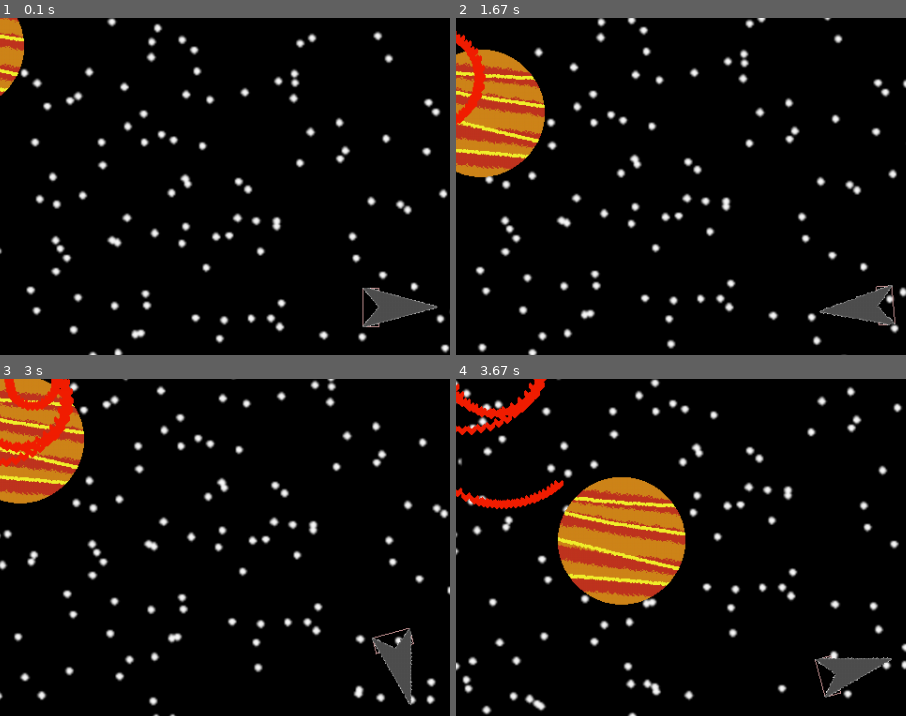
Above: before the commit, frames 1-4 (two rows, left to right).
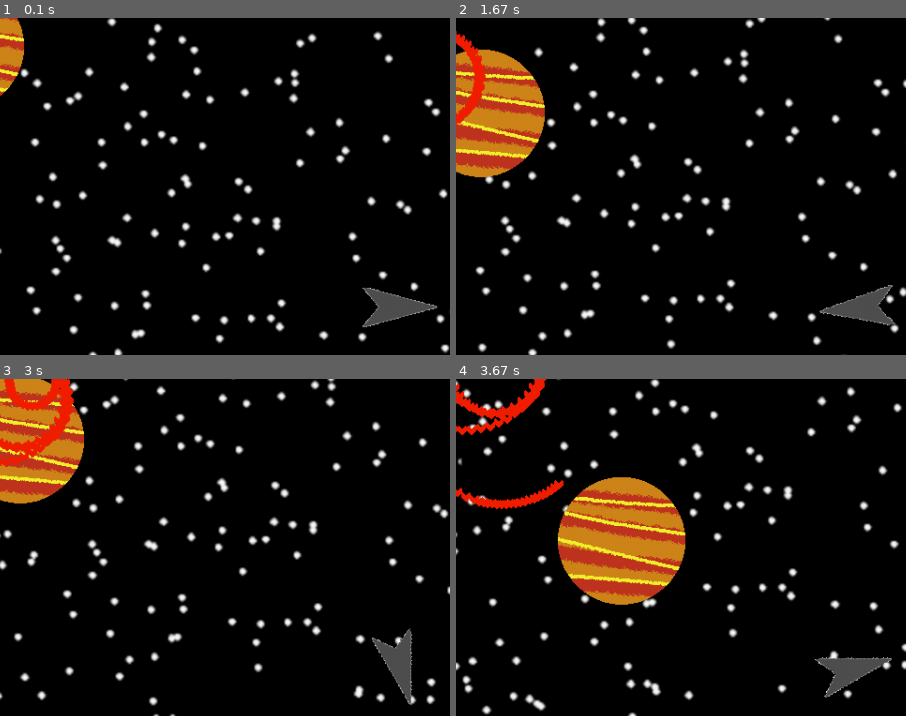
Above: after the commit, the same moments.

Repository: Jacob-OTW/Explorer-in-PyGame
Game: pygame game, started from main.py
The game is run twice, just before and just after one commit, with the same random seed, the same clock (stepped at 60 frames per second) and the same inputs.
Inputs:
- Up to frame 1 (0.1 s): no input
- Up to frame 2 (1.67 s): tap A at 0.33 s; hold Right 0.67-1.13 s; hold D 0.67-1.13 s; tap Space at 0.73, 1.03, 1.23, 1.57 s; hold Up 1.17-1.47 s; hold Right from 1.5 s (still down); hold D from 1.5 s (still down)
- Up to frame 3 (3 s): tap Space at 1.87, 2.07, 2.37, 2.63, 2.97 s; release Right at 1.97 s; release D at 1.97 s; hold Left 2-2.53 s; hold A 2-2.53 s; hold Down 2.57-2.87 s; hold Left from 2.9 s (still down); hold A from 2.9 s (still down)
- Up to frame 4 (3.67 s): tap Space at 3.27, 3.4 s; release Left at 3.3 s; release A at 3.3 s; hold Up from 3.33 s (still down)
The pictures show only the part of the screen within x 6-56%, y 7-57%; the shares and areas given below are measured in that part.

The runs differ from the first frame. In frame 1, less than 0.1% of the frame differs, in the area x 80-85%, y 79-92%; in frame 2, less than 0.1%; in frame 3, less than 0.1%; in frame 4, less than 0.1%.

Commit message:
Added Sprite class to Player

Diff:
--- a/main.py
+++ b/main.py
@@ -14,7 +14,7 @@
 
 
 class Stage:  # This class is used for stuff that I need to easily adapt SNAP! code
-    bg = pygame.image.load('Background.png')
+    bg = pygame.image.load('Background.png').convert_alpha()
     XScroll = 0
     YScroll = 0
 
@@ -36,67 +36,54 @@
                         Planet.PlanetList[0].mass *= 2
 
 
-class Player:  # This class is used for the player
-
+class Player(pygame.sprite.Sprite):  # This class is used for the player
     def __init__(self):
+        super().__init__()
+        # Set angle
+        self.angle = 0
+
+        # Store Image
+        self.Idle = pygame.image.load('Ship.png').convert()
+        self.Idle.set_colorkey((0, 0, 0))
+
+        # Call Stored Image
+        self.image = pygame.transform.rotate(self.Idle, self.angle)
+        self.rect = self.image.get_rect()
+
         # Positions
-        self.position = (SCREEN_WIDTH / 2, SCREEN_HEIGHT / 2)
-        self.angle = 0
+        self.rect.center = (SCREEN_WIDTH / 2, SCREEN_HEIGHT / 2)
 
         # Forces
         self.XF = 0
         self.YF = 0
 
-        # Images
-        self.Idle = pygame.image.load('Ship.png').convert()
-        self.Idle.set_colorkey((0, 0, 0))
-        self.img = pygame.transform.rotate(self.Idle, self.angle)
-
         # Masks
-        temp = pygame.image.load('Lander.png').convert_alpha()
-        self.lander_img = pygame.transform.rotate(temp, self.angle)
-        self.mask = pygame.mask.from_surface(self.lander_img, 300)
+        self.lander_img = pygame.image.load('Lander.png').convert_alpha()
+        self.mask = pygame.mask.from_surface(self.lander_img)
 
         # Planet caching
         self.Current_Planet = None
 
-        # Centered Rotation
-        self.cpos = (
-            self.position[0] - int(self.img.get_width() / 2), self.position[1] - int(self.img.get_height() / 2))
-
-    def HandleInput(self):
+    def update(self):
+        # Key Input
         keys = pygame.key.get_pressed()
-        # Rotation
         if keys[pygame.K_a]:
             self.rotate(5)
         if keys[pygame.K_d]:
             self.rotate(-5)
-        # Movement
         if keys[pygame.K_SPACE]:
             self.accelerate()
 
-    def draw(self):
-        # Images
-        temp = pygame.image.load('Lander.png').convert_alpha()
-        self.lander_img = pygame.transform.rotate(temp, self.angle)
-
-        # Mask
-        self.mask = pygame.mask.from_surface(self.lander_img)
-
-        # Centred Rotation
-        self.cpos = (
-            self.position[0] - int(self.img.get_width() / 2), self.position[1] - int(self.img.get_height() / 2))
-
-        # Draw Mask
-        if debug:
-            olist = self.mask.outline()
-            image = pygame.Surface([640, 480], pygame.SRCALPHA, 32)
-            image = image.convert_alpha()
-            pygame.draw.lines(image, (200, 150, 150), True, olist)
-            screen.blit(image, self.cpos)
-
-        # Draw Image
-        screen.blit(self.img, self.cpos)
+        # Move Player and Apply Forces
+        self.move()
+
+        # Release from Planet
+        if self.Current_Planet:
+            # Set var to None if no longer touching the planet
+            offset_x = play.rect.center[0] - self.Current_Planet.position[0]
+            offset_y = play.rect.center[1] - self.Current_Planet.position[1]
+            if not self.Current_Planet.mask.overlap(play.mask, (offset_x, offset_y)):  # If colliding with Planet
+                self.Current_Planet = None
 
     def move(self):
         if self.Current_Planet:
@@ -110,25 +97,29 @@
         Stage.XScroll += self.XF
         Stage.YScroll += self.YF
 
+    def draw_mask(self):
+        olist = self.mask.outline()
+        img = pygame.Surface([640, 480], pygame.SRCALPHA, 32)
+        img = img.convert_alpha()
+        pygame.draw.lines(img, (200, 150, 150), True, olist)
+        screen.blit(img, (self.rect.x, self.rect.y))
+        # screen.blit(self.lander_img, self.rect.center)
+
     def rotate(self, r):
         # change the rotation value and render a new img
         self.angle += r
-        self.img = pygame.transform.rotate(self.Idle, self.angle)
+        self.image = pygame.transform.rotate(self.Idle, self.angle)
+        self.rect = self.image.get_rect()
+        self.rect.center = (SCREEN_WIDTH / 2, SCREEN_HEIGHT / 2)
+        temp = pygame.image.load('Lander.png').convert_alpha()
+        self.lander_img = pygame.transform.rotate(temp, self.angle)
+        self.mask = pygame.mask.from_surface(self.lander_img)
 
     def accelerate(self):
         # Convert is needed because math.sin and math.cos work in radian instead of degrees
         convert = 360 / (2 * math.pi)
         self.XF += math.cos(self.angle / convert) * 0.1
         self.YF -= math.sin(self.angle / convert) * 0.1
-
-    def Touch(self):
-        # Setup for Mask collision test
-        if self.Current_Planet:
-            # Set var to None if no longer touching the planet
-            offset_x = play.cpos[0] - self.Current_Planet.position[0]
-            offset_y = play.cpos[1] - self.Current_Planet.position[1]
-            if not self.Current_Planet.mask.overlap(play.mask, (offset_x, offset_y)):  # If colliding with Planet
-                self.Current_Planet = None
 
 
 class Stars:  # This class is used for the background tiles
@@ -248,8 +239,8 @@
     def Touch(cls):
         for planet in cls.PlanetList:
             # Setup for Mask collision test
-            offset_x = play.cpos[0] - planet.position[0]
-            offset_y = play.cpos[1] - planet.position[1]
+            offset_x = play.rect.x - planet.position[0]
+            offset_y = play.rect.y - planet.position[1]
             if planet.mask.overlap(play.mask, (offset_x, offset_y)):  # If colliding with Planet
                 if play.Current_Planet != planet:
                     play.Current_Planet = planet
@@ -282,6 +273,8 @@
 bg_color = pygame.Color('black')
 
 play = Player()  # Create player
+player_group = pygame.sprite.GroupSingle()
+player_group.add(play)
 
 MT = MouseTrail()  # Create Mouse trail object for debugging
 
@@ -301,16 +294,14 @@
     # Events
     Stage.HandleKeys()  # Check if game quit or Keys were pressed
     MT.Check()  # Check if mouse button is down
-    play.HandleInput()  # Check for inputs for turing and thrust
-    play.move()  # Move the Scroll values by current X and Y Forces
-    play.Touch()  # This checks if the player is still touching a planet
+    player_group.update()
     Planet.Touch()  # This checks if the player is touching any planet
 
     # Visual
     screen.fill(bg_color)  # Fill the 'screen' surface with a solid color
     Stars.draw()  # Draw the Stars and update their position
     Planet.draw()  # Draw the Player
-    play.draw()  # Draw Player onto surface
+    player_group.draw(screen)
     MT.draw()  # Draw all Saved positions
 
     # Text
